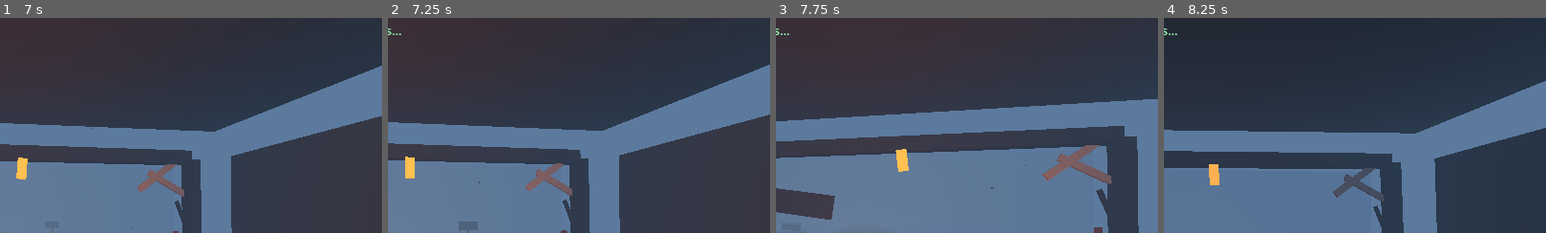
Above: before the commit, frames 1-4 (left to right).
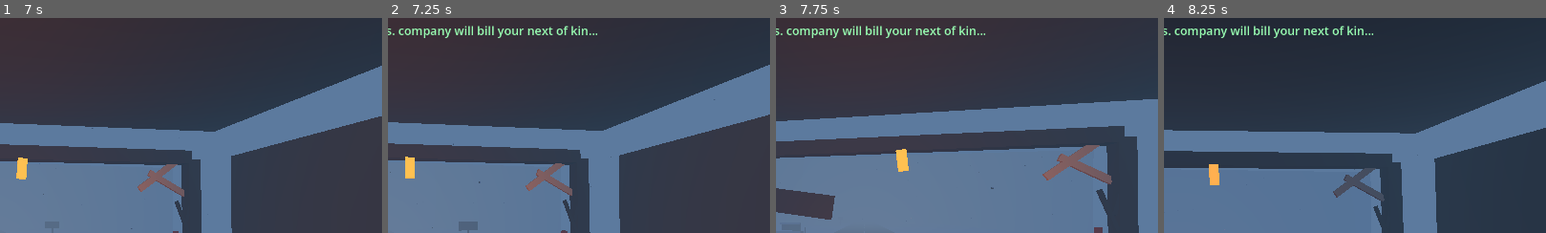
Above: after the commit, the same moments.

Repository: simonovic86/frozen-highway
Game: Godot game, scene res://scenes/Main.tscn
Same seed, same stepped clock (60 frames per second), same inputs: the game is played once before the commit and once after it.
Inputs (mouse positions are % of the whole screen's width and height, from its top left):
- Up to frame 1 (7 s): tap Enter at 0.5 s; move the mouse to (55, 50) at 0.52 s; hold H (heater_toggle) 0.53-1.28 s; hold W (throttle_up) from 0.53 s (still down); move the mouse to (45, 50) at 1.27 s; tap E (interact) at 1.35, 4.35 s; move the mouse to (52, 48) at 2.02 s; hold L (lights_toggle) 2.03-2.78 s; move the mouse to (49, 52) at 2.77 s; tap R (radio_toggle) at 2.85, 5.85 s; move the mouse to (57, 51) at 3.52 s; hold H (heater_toggle) 3.53-4.28 s; move the mouse to (42, 49) at 4.27 s; move the mouse to (51, 50) at 5.02 s; hold L (lights_toggle) 5.03-5.78 s; move the mouse to (46, 48) at 5.77 s; move the mouse to (55, 50) at 6.52 s; hold H (heater_toggle) from 6.53 s (still down)
- Up to frame 2 (7.25 s): keep holding W (throttle_up); keep holding H (heater_toggle)
- Up to frame 3 (7.75 s): keep holding W (throttle_up); move the mouse to (45, 50) at 7.27 s; release H (heater_toggle) at 7.28 s; tap E (interact) at 7.35 s
- Up to frame 4 (8.25 s): keep holding W (throttle_up); move the mouse to (52, 48) at 8.02 s; hold L (lights_toggle) from 8.03 s (still down)
The pictures show only the part of the screen within x 45-95%, y 3-53%; the shares and areas given below are measured in that part.

Frame 1 is identical in both runs. In frame 2, 1.0% of the frame differs, in the area x 2-55%, y 3-10%; in frame 3, 1.0%; in frame 4, 1.0%.

Commit message:
Add cynical radio messages

Diff:
--- a/scripts/EventManager.gd
+++ b/scripts/EventManager.gd
@@ -43,7 +43,7 @@
 	match kind:
 		"radio_distress":
 			if radio_system != null:
-				radio_system.broadcast_event_message("...anyone on Route 9... do not stop near the black lights...", 12.0)
+				radio_system.broadcast_event_message("...anyone on Route 9... do not stop near the black lights. company will bill your next of kin...", 12.0)
 		"snowstorm":
 			storm_timer = 14.0
 			if resource_state != null:
@@ -63,4 +63,4 @@
 			if road_generator != null:
 				road_generator.spawn_abandoned_vehicle()
 			if radio_system != null:
-				radio_system.broadcast_event_message("...wreck in the lane ahead. ease past it. no stopping...", 9.0)
+				radio_system.broadcast_event_message("...wreck in the lane ahead. ease past it. no stopping. survivors get colder after paperwork...", 9.0)
--- a/scripts/RadioSystem.gd
+++ b/scripts/RadioSystem.gd
@@ -13,7 +13,9 @@
 	"...static... route marker lost in whiteout...",
 	"...heater line holding... keep moving...",
 	"...black lights past kilometer nine... do not stop...",
-	"...northbound lane closed by ice wrecks..."
+	"...northbound lane closed by ice wrecks...",
+	"...dispatch says morale is optional. diesel is not...",
+	"...if the road starts answering, let it finish first..."
 ]
 
 func _ready() -> void:
Not shown, changed: TASKS.md
